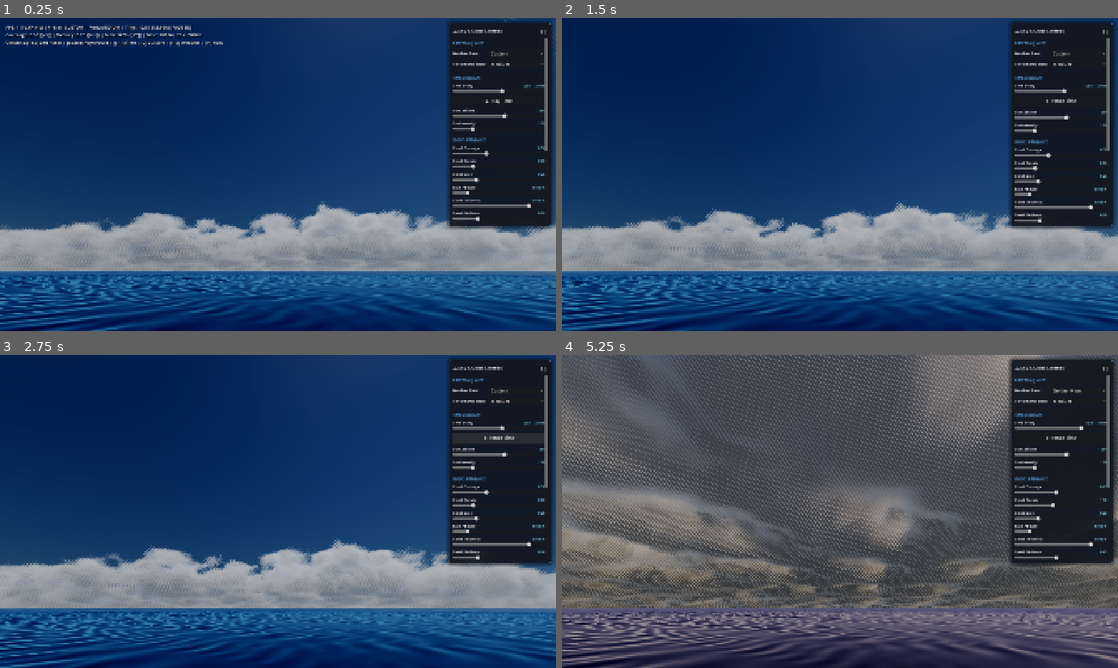
Above: before the commit, frames 1-4 (two rows, left to right).
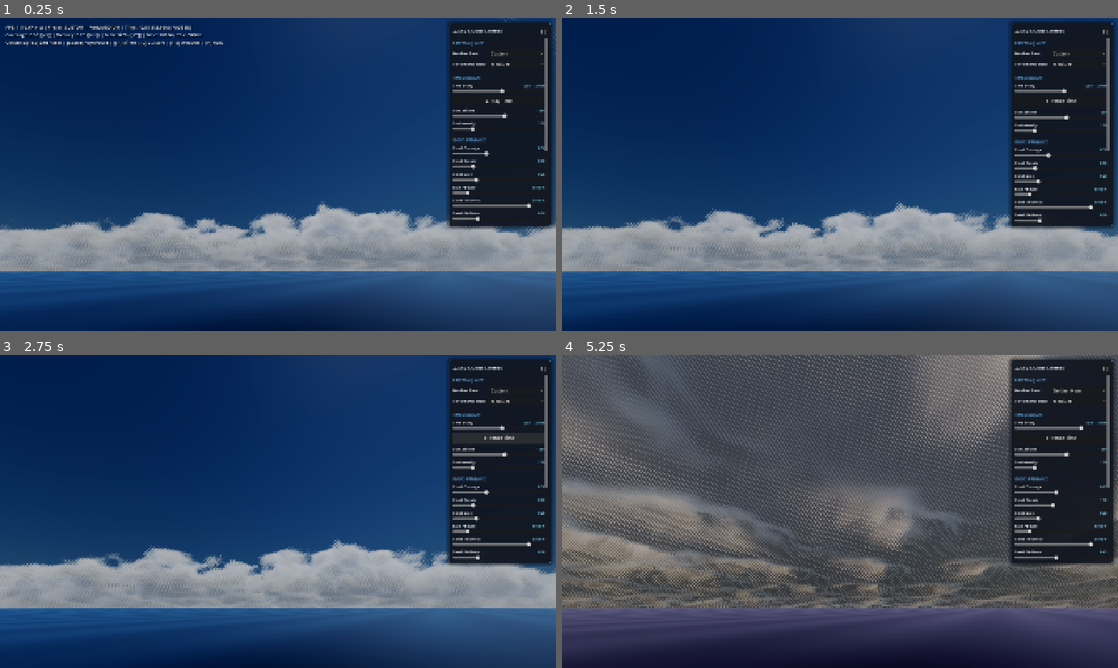
Above: after the commit, the same moments.

Repository: rlsl0422/godot-simple-sky
Game: Godot game, scene res://scenes/main_showcase.tscn
Two runs of this game, one before a commit and one after it. Both use one fixed random seed, a clock stepped at 60 frames per second and the inputs below.
Inputs (mouse positions are in pixels of both pictures, inside the frame that each line leads up to):
- Up to frame 1 (0.25 s): no input
- Up to frame 2 (1.5 s): click "▶ Play Time" at 0.5 s; tap Enter at 1.25 s; move the mouse to (962, 158) at 1.27 s; hold D from 1.28 s (still down); tap H at 1.35 s; click (962, 158) at 1.42 s
- Up to frame 3 (2.75 s): tap Space at 1.52 s; release D at 2 s; click "▶ Play Time" at 2 s
- Up to frame 4 (5.25 s): drag from (728, 527) to (812, 574) at 2.77 s; move the mouse to (895, 442) at 3.52 s; hold D 3.53-4.25 s; tap 1 at 3.6 s; drag from (812, 574) to (673, 464) at 4.27 s; move the mouse to (1006, 558) at 5.02 s; hold A from 5.03 s (still down); tap 3 at 5.1 s

The runs differ from the first frame. In frame 1, 6.8% of the frame differs, in the area x 0-100%, y 81-100%; in frame 2, 6.6%; in frame 3, 6.8%; in frame 4, 8.7%.

Commit message:
fix(ocean): fix surface mesh 16-bit index overflow causing floating quadrilateral artifacts

Diff:
--- a/scenes/main_showcase.tscn
+++ b/scenes/main_showcase.tscn
@@ -109,8 +109,8 @@
 
 [sub_resource type="PlaneMesh" id="PlaneMesh_k8c2n"]
 size = Vector2(8000, 8000)
-subdivide_width = 256
-subdivide_depth = 256
+subdivide_width = 200
+subdivide_depth = 200
 
 [sub_resource type="ShaderMaterial" id="ShaderMaterial_vmc2o"]
 render_priority = 0
--- a/scripts/ocean_controller.gd
+++ b/scripts/ocean_controller.gd
@@ -209,7 +209,7 @@
 
 # Internal Grid Configuration
 const GRID_SIZE: float = 8000.0
-const GRID_SUBDIVISIONS: int = 256
+const GRID_SUBDIVISIONS: int = 200
 var _ocean_mat: ShaderMaterial
 var _underwater_mat: ShaderMaterial
 
@@ -279,7 +279,7 @@
 		ocean_mesh_instance.owner = get_tree().edited_scene_root if Engine.is_editor_hint() else self
 
 	var plane_mesh = ocean_mesh_instance.mesh as PlaneMesh
-	if not plane_mesh or plane_mesh.size.x != GRID_SIZE:
+	if not plane_mesh or plane_mesh.size.x != GRID_SIZE or plane_mesh.subdivide_width != GRID_SUBDIVISIONS:
 		plane_mesh = PlaneMesh.new()
 		plane_mesh.size = Vector2(GRID_SIZE, GRID_SIZE)
 		plane_mesh.subdivide_width = GRID_SUBDIVISIONS
--- a/shaders/ocean_surface.gdshader
+++ b/shaders/ocean_surface.gdshader
@@ -1,5 +1,5 @@
 shader_type spatial;
-render_mode cull_back, depth_draw_opaque, unshaded, blend_mix;
+render_mode cull_disabled, depth_draw_opaque, unshaded, blend_mix;
 
 /*
  * State-of-the-Art Physically-Based Infinite Ocean Surface Shader
@@ -181,9 +181,9 @@
 		total_fold += q * wa * max(cos_p, 0.0);
 	}
 
-	displacement = disp;
-	normal = normalize(cross(binormal, tangent));
-	crest_h = total_h;
+	vec3 c = cross(binormal, tangent);
+	float c_len = length(c);
+	normal = c_len > 0.0001 ? c / c_len : vec3(0.0, 1.0, 0.0);
 	crest_fold = total_fold;
 }
 
@@ -240,7 +240,9 @@
 		binormal.y -= m_dir.y * (wa * sin_p);
 	}
 
-	return normalize(cross(binormal, tangent));
+	vec3 c = cross(binormal, tangent);
+	float c_len = length(c);
+	return c_len > 0.0001 ? c / c_len : vec3(0.0, 1.0, 0.0);
 }
 
 // Gentle geometry caustics (only on solid underwater terrain/objects)
@@ -490,7 +492,9 @@
 		vec3 refracted_scene = texture(screen_texture, ref_uv).rgb;
 
 		// Reconstruct geometric normal of submerged scene geometry using screen-space derivatives
-		vec3 sc_norm = normalize(cross(dFdy(scene_world_pos), dFdx(scene_world_pos)));
+		vec3 sc_cross = cross(dFdy(scene_world_pos), dFdx(scene_world_pos));
+		float sc_len = length(sc_cross);
+		vec3 sc_norm = sc_len > 0.0001 ? sc_cross / sc_len : vec3(0.0, 1.0, 0.0);
 		if (dot(sc_norm, V) < 0.0) {
 			sc_norm = -sc_norm;
 		}
Not shown, added: scripts/tuning_gui.gd.uid
Not shown, added: tests/test_tuning_gui.gd.uid
